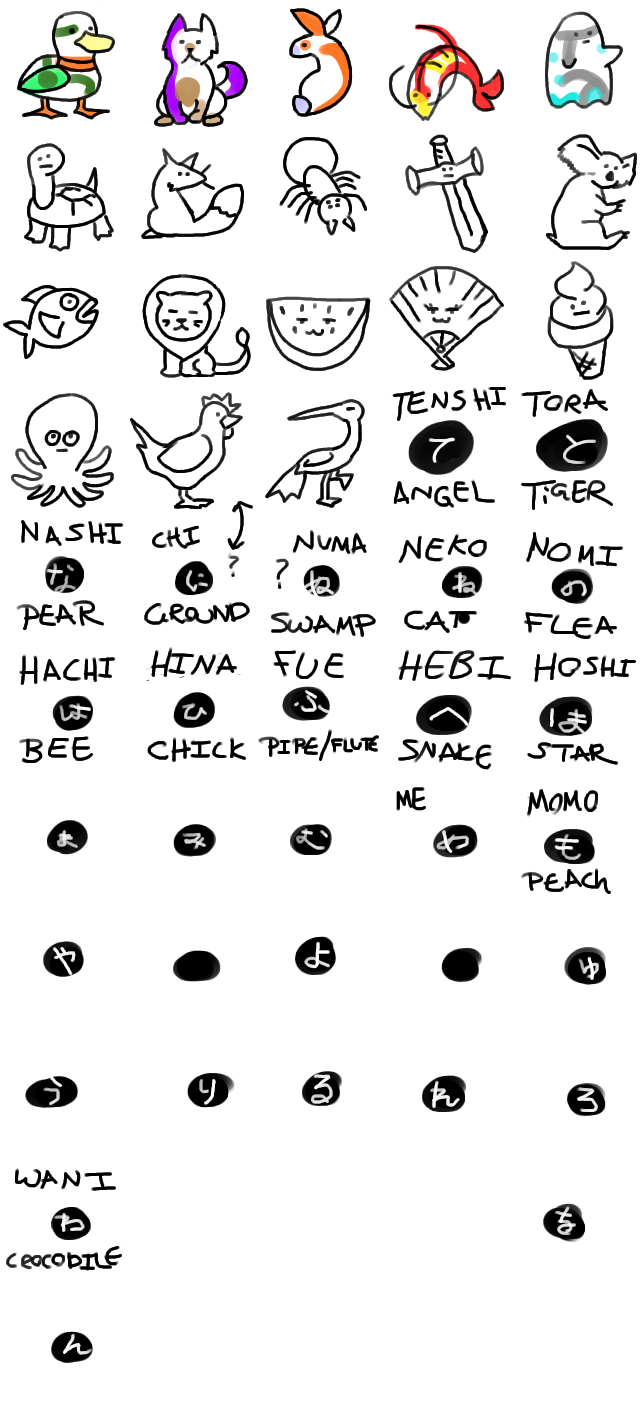
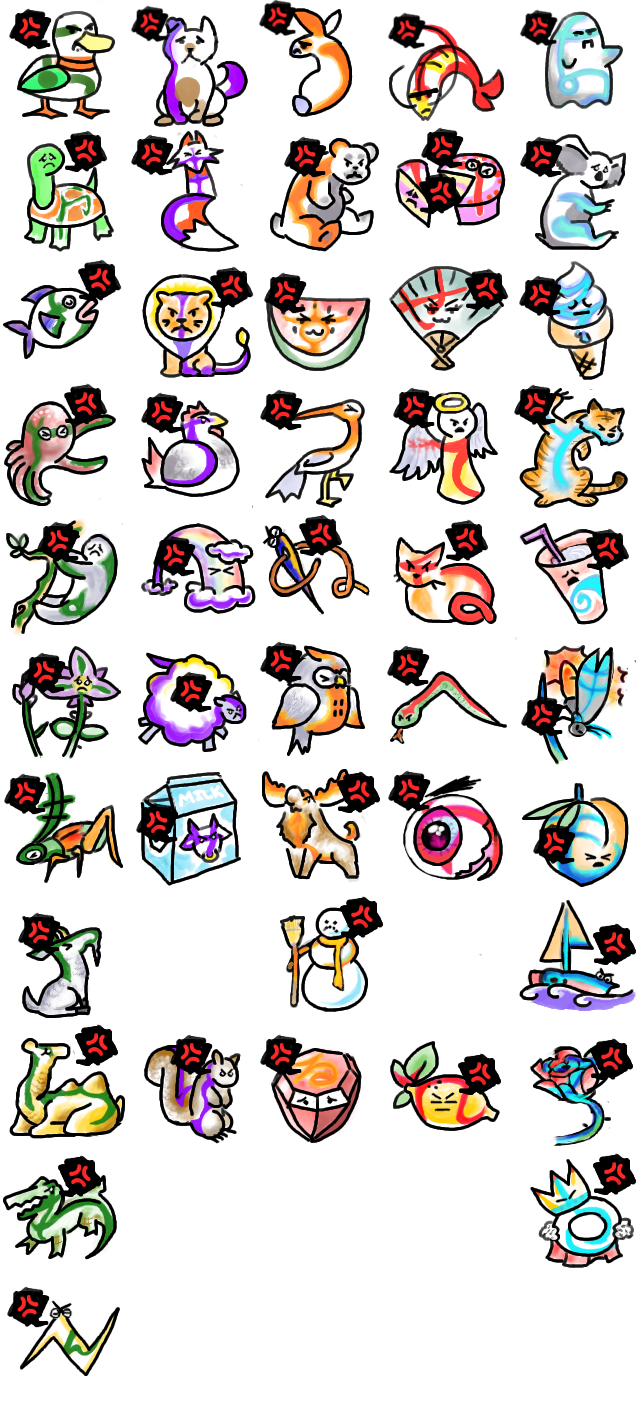
The second 640 x 1408 image is a revision of the first. Changes to its layers:
showed "emotes", painted on it over 3, 0, 636, 1328
showed "angry", painted on it over 10, 5, 628, 1316
painted on "outline" over 3, 13, 637, 1376
added layer "strokes" (90%) above "color" over 12, 11, 637, 1356
added layer "color" above "base" over 4, 17, 636, 1374
painted on "base" over 3, 13, 637, 1373
